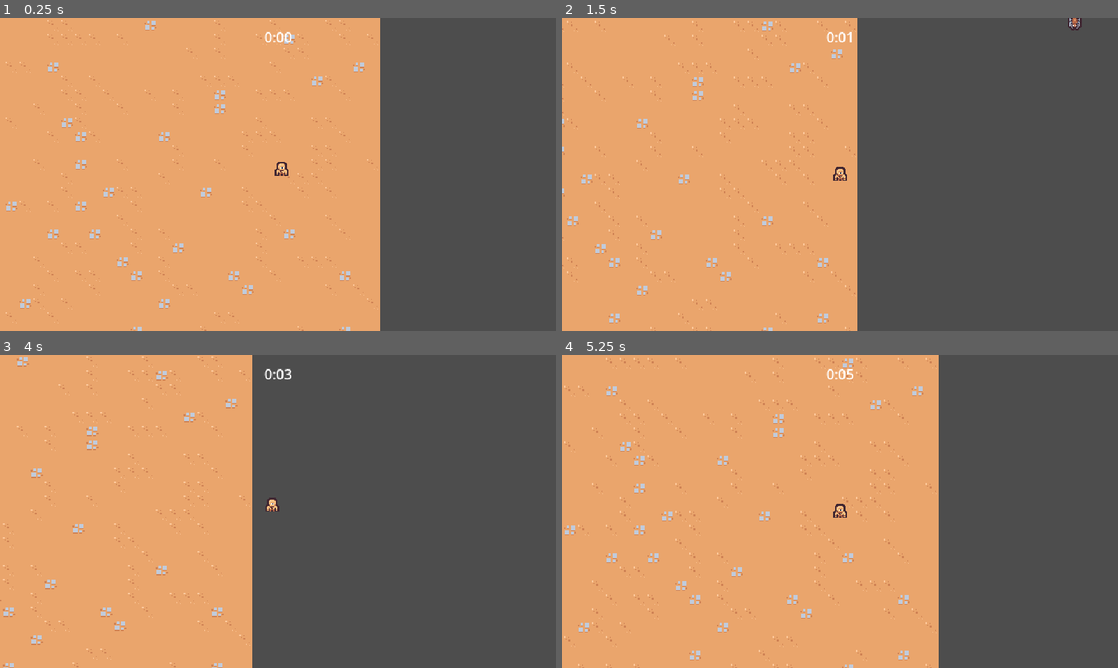
Above: before the commit, frames 1-4 (two rows, left to right).
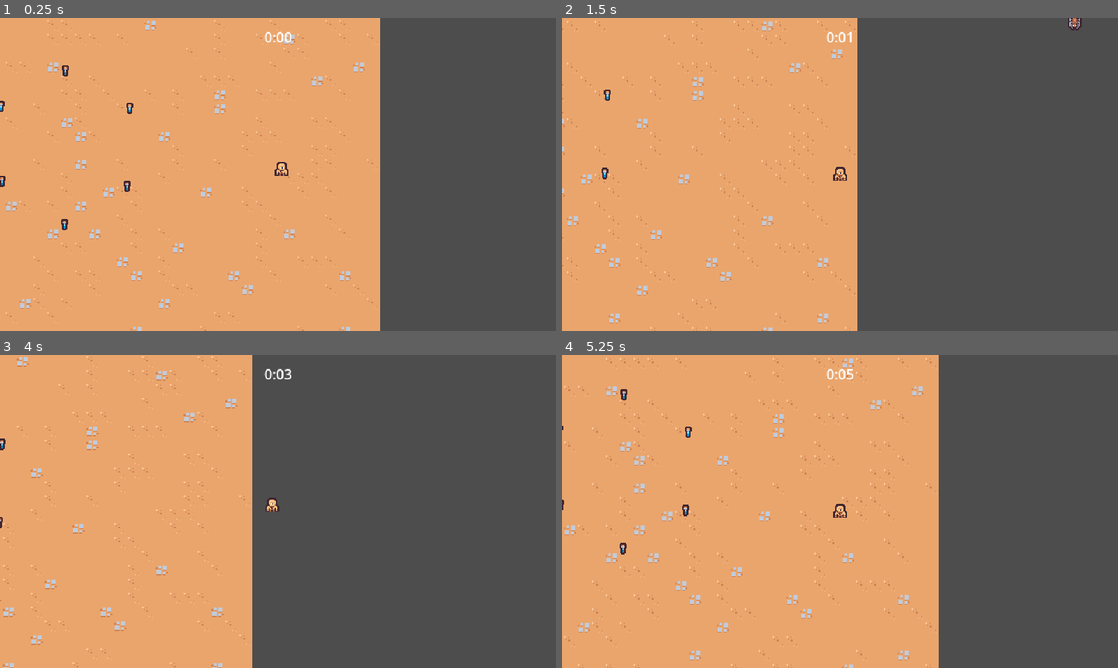
Above: after the commit, the same moments.

Repository: tiannahenrylewis/GodotCrashCourse
Game: Godot game, scene res://Scenes/Main/main.tscn
Two runs of this game, one before a commit and one after it. Both use one fixed random seed, a clock stepped at 60 frames per second and the inputs below.
Inputs:
- Up to frame 1 (0.25 s): no input
- Up to frame 2 (1.5 s): hold D (move_right) 0.53-1.28 s; hold S (move_down) from 1.28 s (still down)
- Up to frame 3 (4 s): release S (move_down) at 2.03 s; hold D (move_right) 2.03-2.78 s; hold W (move_up) 2.78-3.53 s; hold Left (move_left) from 3.53 s (still down)
- Up to frame 4 (5.25 s): release Left (move_left) at 5.03 s; hold S (move_down) from 5.03 s (still down)

The runs differ from the first frame. In frame 1, 0.2% of the frame differs, in the area x 0-24%, y 15-68%; in frame 2, less than 0.1%; in frame 3, less than 0.1%; in frame 4, 0.2%.

Commit message:
S2: Add EXP Vials

Diff:
--- a/Scenes/Camera/camera.tscn
+++ /dev/null
@@ -1,6 +0,0 @@
-[gd_scene load_steps=2 format=3 uid="uid://do47y47gpgg7b"]
-
-[ext_resource type="Script" path="res://Scenes/Camera/camera.gd" id="1_f0y87"]
-
-[node name="Camera" type="Camera2D"]
-script = ExtResource("1_f0y87")
--- a/Scenes/BasicEnemy/basic_enemy.tscn
+++ b/Scenes/GameObject/BasicEnemy/basic_enemy.tscn
@@ -1,7 +1,7 @@
-[gd_scene load_steps=5 format=3 uid="uid://hk8madve4g4q"]
+[gd_scene load_steps=5 format=3]
 
-[ext_resource type="Texture2D" uid="uid://cfxn8xhfqvap5" path="res://Scenes/BasicEnemy/basic_enemy.png" id="1_1r08b"]
-[ext_resource type="Script" path="res://Scenes/BasicEnemy/basic_enemy.gd" id="1_k2vko"]
+[ext_resource type="Texture2D" uid="uid://cfxn8xhfqvap5" path="res://Scenes/GameObject/BasicEnemy/basic_enemy.png" id="1_1r08b"]
+[ext_resource type="Script" path="res://Scenes/GameObject/BasicEnemy/basic_enemy.gd" id="1_k2vko"]
 
 [sub_resource type="CircleShape2D" id="CircleShape2D_jndac"]
 radius = 12.0
--- /dev/null
+++ b/Scenes/GameObject/Camera/camera.tscn
@@ -0,0 +1,6 @@
+[gd_scene load_steps=2 format=3]
+
+[ext_resource type="Script" path="res://Scenes/GameObject/Camera/camera.gd" id="1_f0y87"]
+
+[node name="Camera" type="Camera2D"]
+script = ExtResource("1_f0y87")
--- /dev/null
+++ b/Scenes/GameObject/ExperienceVial/Area2D.gd
@@ -0,0 +1,11 @@
+extends Area2D
+
+
+# Called when the node enters the scene tree for the first time.
+func _ready():
+	pass # Replace with function body.
+
+
+# Called every frame. 'delta' is the elapsed time since the previous frame.
+func _process(delta):
+	pass
--- /dev/null
+++ b/Scenes/GameObject/ExperienceVial/experience_vial.gd
@@ -0,0 +1,10 @@
+extends Node2D
+
+
+# Called when the node enters the scene tree for the first time.
+func _ready():
+	$Area2D.area_entered.connect(on_area_entered)
+
+
+func on_area_entered(other_area: Area2D):
+	queue_free()
--- /dev/null
+++ b/Scenes/GameObject/ExperienceVial/experience_vial.tscn
@@ -0,0 +1,22 @@
+[gd_scene load_steps=5 format=3 uid="uid://de6ixsrvhu8hg"]
+
+[ext_resource type="Texture2D" uid="uid://c1hk7bf8ymdun" path="res://Scenes/GameObject/ExperienceVial/experience_vial.png" id="1_kjfxm"]
+[ext_resource type="Script" path="res://Scenes/GameObject/ExperienceVial/experience_vial.gd" id="1_xaf1v"]
+[ext_resource type="Script" path="res://Scenes/GameObject/ExperienceVial/Area2D.gd" id="3_3647b"]
+
+[sub_resource type="CircleShape2D" id="CircleShape2D_vchgp"]
+radius = 15.0
+
+[node name="ExperienceVial" type="Node2D"]
+script = ExtResource("1_xaf1v")
+
+[node name="Sprite2D" type="Sprite2D" parent="."]
+texture = ExtResource("1_kjfxm")
+
+[node name="Area2D" type="Area2D" parent="."]
+collision_layer = 0
+collision_mask = 16
+script = ExtResource("3_3647b")
+
+[node name="CollisionShape2D" type="CollisionShape2D" parent="Area2D"]
+shape = SubResource("CircleShape2D_vchgp")
--- a/Scenes/Player/player.tscn
+++ b/Scenes/GameObject/Player/player.tscn
@@ -1,8 +1,11 @@
-[gd_scene load_steps=5 format=3 uid="uid://ctjnjcm0jgc05"]
+[gd_scene load_steps=6 format=3 uid="uid://djrod1rir3pel"]
 
-[ext_resource type="Script" path="res://Scenes/Player/player.gd" id="1_1qqnu"]
-[ext_resource type="Texture2D" uid="uid://yvjx28b0j31w" path="res://Scenes/Player/player.png" id="1_v0im7"]
+[ext_resource type="Script" path="res://Scenes/GameObject/Player/player.gd" id="1_1qqnu"]
+[ext_resource type="Texture2D" uid="uid://yvjx28b0j31w" path="res://Scenes/GameObject/Player/player.png" id="1_v0im7"]
 [ext_resource type="PackedScene" uid="uid://coyf4gnst42rj" path="res://Scenes/Ability/Controllers/SwordAbility/sword_ability_controller.tscn" id="2_7dofh"]
+
+[sub_resource type="CircleShape2D" id="CircleShape2D_j548d"]
+radius = 20.0
 
 [sub_resource type="CircleShape2D" id="CircleShape2D_7oonr"]
 radius = 5.0
@@ -16,6 +19,16 @@
 
 [node name="SwordAbilityController" parent="AbilityManager" instance=ExtResource("2_7dofh")]
 
+[node name="Area2D" type="Area2D" parent="."]
+position = Vector2(0, -5)
+collision_layer = 16
+collision_mask = 0
+
+[node name="CollisionShape2D" type="CollisionShape2D" parent="Area2D"]
+position = Vector2(2.08165e-12, 2.08165e-12)
+shape = SubResource("CircleShape2D_j548d")
+debug_color = Color(0.705882, 0.431373, 0.623529, 0.419608)
+
 [node name="Sprite2D" type="Sprite2D" parent="."]
 texture = ExtResource("1_v0im7")
 offset = Vector2(2.08165e-12, -8)
--- a/Scenes/Main/main.tscn
+++ b/Scenes/Main/main.tscn
@@ -1,11 +1,12 @@
-[gd_scene load_steps=7 format=3 uid="uid://cg3ncd0v4lpau"]
+[gd_scene load_steps=8 format=3 uid="uid://ch8dbgbdrree0"]
 
 [ext_resource type="TileSet" uid="uid://cw7g38h7bjci8" path="res://Resources/tileset.tres" id="1_7djtr"]
-[ext_resource type="PackedScene" uid="uid://ctjnjcm0jgc05" path="res://Scenes/Player/player.tscn" id="1_l5qke"]
+[ext_resource type="PackedScene" uid="uid://djrod1rir3pel" path="res://Scenes/GameObject/Player/player.tscn" id="1_l5qke"]
 [ext_resource type="PackedScene" uid="uid://dxohwi2uupdro" path="res://Scenes/Manager/arena_time_manager.tscn" id="1_rkfyl"]
-[ext_resource type="PackedScene" uid="uid://do47y47gpgg7b" path="res://Scenes/Camera/camera.tscn" id="1_y5yak"]
+[ext_resource type="PackedScene" path="res://Scenes/GameObject/Camera/camera.tscn" id="1_y5yak"]
 [ext_resource type="PackedScene" uid="uid://dxttsdo1u71cc" path="res://Scenes/UI/arena_time_ui.tscn" id="2_0m5sf"]
-[ext_resource type="PackedScene" uid="uid://cysv3pg41j7kq" path="res://Scenes/Manager/enemy_manager.tscn" id="2_tekes"]
+[ext_resource type="PackedScene" path="res://Scenes/Manager/enemy_manager.tscn" id="2_tekes"]
+[ext_resource type="PackedScene" uid="uid://de6ixsrvhu8hg" path="res://Scenes/GameObject/ExperienceVial/experience_vial.tscn" id="7_0iqa1"]
 
 [node name="Main" type="Node2D"]
 
@@ -25,3 +26,21 @@
 
 [node name="Player" parent="." instance=ExtResource("1_l5qke")]
 position = Vector2(575, 213)
+
+[node name="ExperienceVial" parent="." instance=ExtResource("7_0iqa1")]
+position = Vector2(325, 269)
+
+[node name="ExperienceVial2" parent="." instance=ExtResource("7_0iqa1")]
+position = Vector2(397, 225)
+
+[node name="ExperienceVial3" parent="." instance=ExtResource("7_0iqa1")]
+position = Vector2(252, 133)
+
+[node name="ExperienceVial4" parent="." instance=ExtResource("7_0iqa1")]
+position = Vector2(400, 135)
+
+[node name="ExperienceVial5" parent="." instance=ExtResource("7_0iqa1")]
+position = Vector2(253, 219)
+
+[node name="ExperienceVial6" parent="." instance=ExtResource("7_0iqa1")]
+position = Vector2(326, 92)
--- a/Scenes/Manager/enemy_manager.tscn
+++ b/Scenes/Manager/enemy_manager.tscn
@@ -1,7 +1,7 @@
-[gd_scene load_steps=3 format=3 uid="uid://cysv3pg41j7kq"]
+[gd_scene load_steps=3 format=3]
 
 [ext_resource type="Script" path="res://Scenes/Manager/enemy_manager.gd" id="1_ynls1"]
-[ext_resource type="PackedScene" uid="uid://hk8madve4g4q" path="res://Scenes/BasicEnemy/basic_enemy.tscn" id="2_455i2"]
+[ext_resource type="PackedScene" path="res://Scenes/GameObject/BasicEnemy/basic_enemy.tscn" id="2_455i2"]
 
 [node name="EnemyManager" type="Node"]
 script = ExtResource("1_ynls1")
--- a/project.godot
+++ b/project.godot
@@ -60,6 +60,7 @@
 2d_physics/layer_2="Player"
 2d_physics/layer_3="Enemy"
 2d_physics/layer_4="EnemyCollision"
+2d_physics/layer_5="PlayerPickup"
 
 [rendering]
 
Renamed: Scenes/BasicEnemy/basic_enemy.gd -> Scenes/GameObject/BasicEnemy/basic_enemy.gd
Renamed: Scenes/BasicEnemy/basic_enemy.png -> Scenes/GameObject/BasicEnemy/basic_enemy.png
Not shown, changed: Scenes/GameObject/BasicEnemy/basic_enemy.png.import
Renamed: Scenes/Camera/camera.gd -> Scenes/GameObject/Camera/camera.gd
Binary file added: Scenes/GameObject/ExperienceVial/experience_vial.png
Not shown, added: Scenes/GameObject/ExperienceVial/experience_vial.png.import
Renamed: Scenes/Player/player.gd -> Scenes/GameObject/Player/player.gd
Renamed: Scenes/Player/player.png -> Scenes/GameObject/Player/player.png
Not shown, changed: Scenes/GameObject/Player/player.png.import
